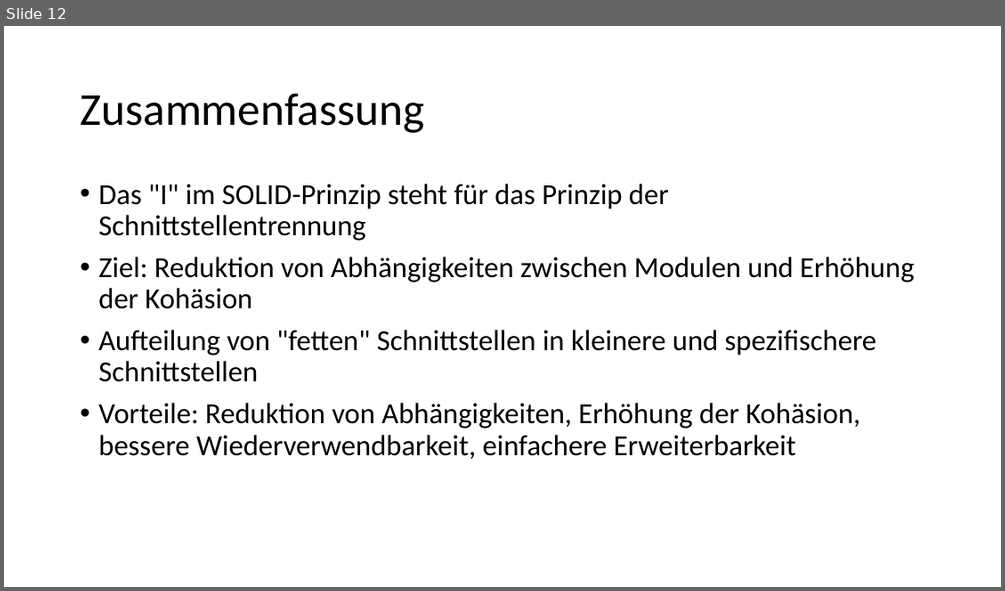
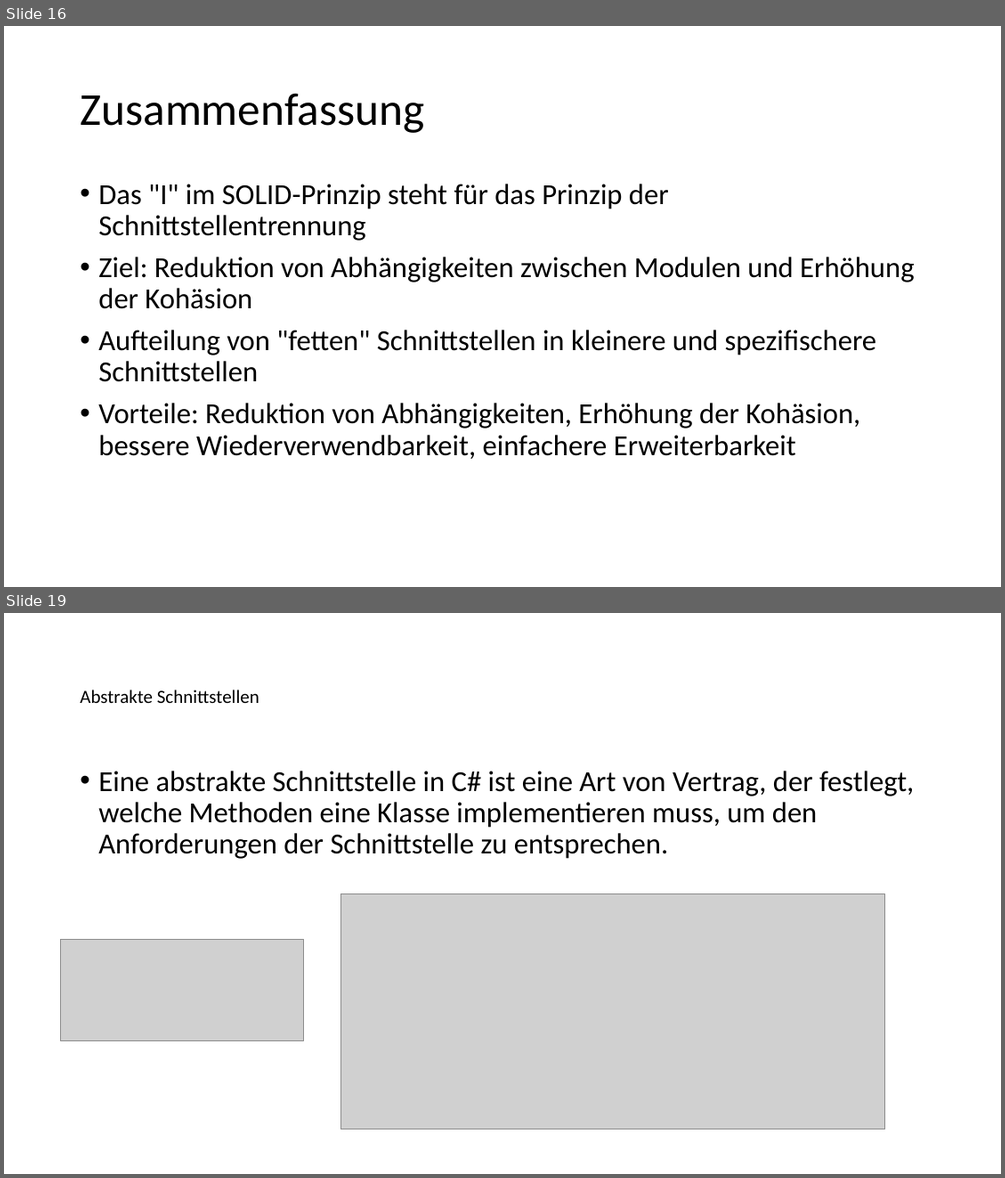
Before and after one commit to T0biasBerndt/SOLID-Pr-si, a slide deck: SOLID-präsi.pptx. Shown one above the other, each under a label of ours: slide 12 before the commit, slides 16 and 19 after it; the slides between them are not shown. The pictures are 1005x591 and 1005x1178 pixels, drawn with LibreOffice and Linux fonts; fonts in the diff are those of the drawing; grey boxes stand for pictures. Boxes give left, top, right and bottom in pixels: in the first picture for what was removed or moved away, otherwise in the second. Text is boxed around its words. In the diff, an @@ line names an element or a change of style, - is before the commit and + after.

```diff
--- a/SOLID-präsi.pptx
+++ b/SOLID-präsi.pptx
@@ slide 19 added at bbox=[4, 613, 1001, 1174], background #FFFFFF @@
@@ title added at bbox=[80, 690, 259, 703], 18 pt, text #000000 @@
+Abstrakte Schnittstellen
@@ text added at bbox=[98, 771, 914, 859], 28 pt, text #000000 @@
+• Eine abstrakte Schnittstelle in C# ist eine Art von Vertrag, der festlegt, welche Methoden eine Klasse implementieren muss, um den Anforderungen der Schnittstelle zu entsprechen.
@@ picture added at bbox=[340, 894, 885, 1130] @@
@@ picture added at bbox=[61, 939, 303, 1040] @@
@@ what was slide 12 is now slide 16 @@
```
Also in this commit, not shown: 7 other slides added.
